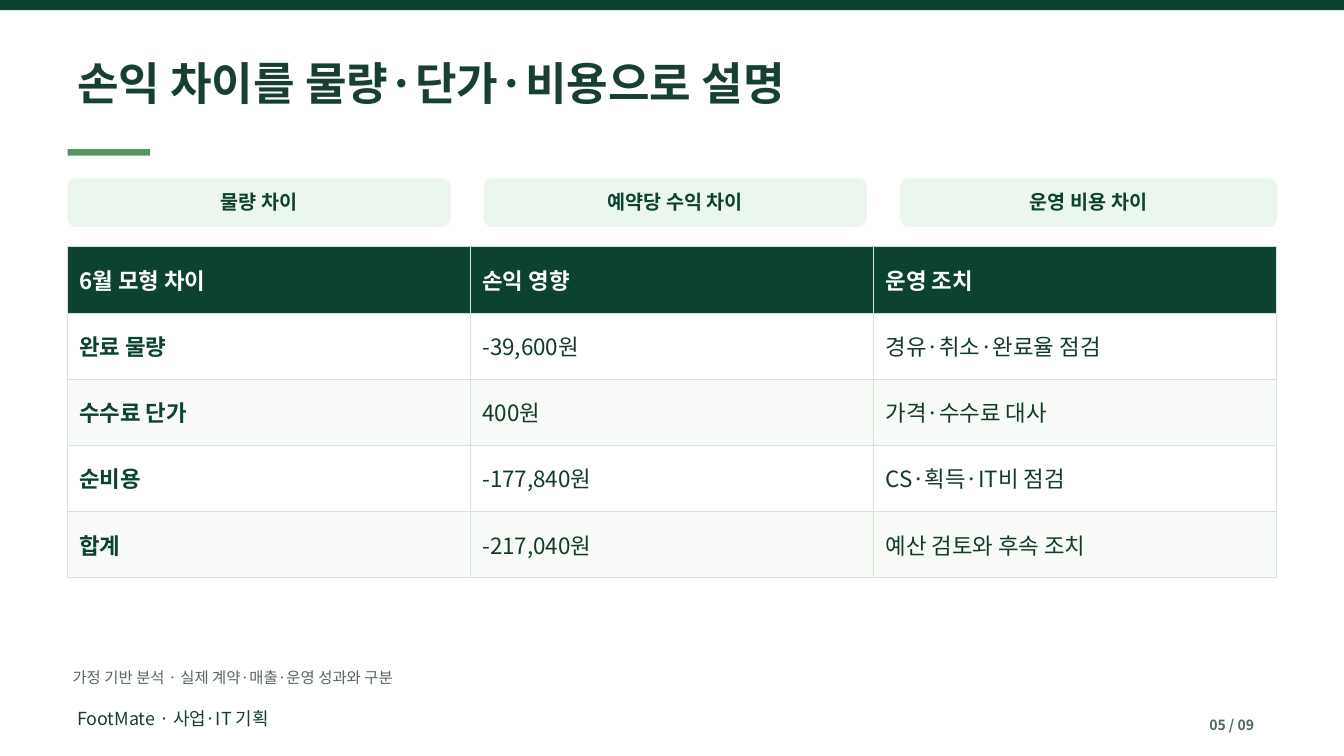
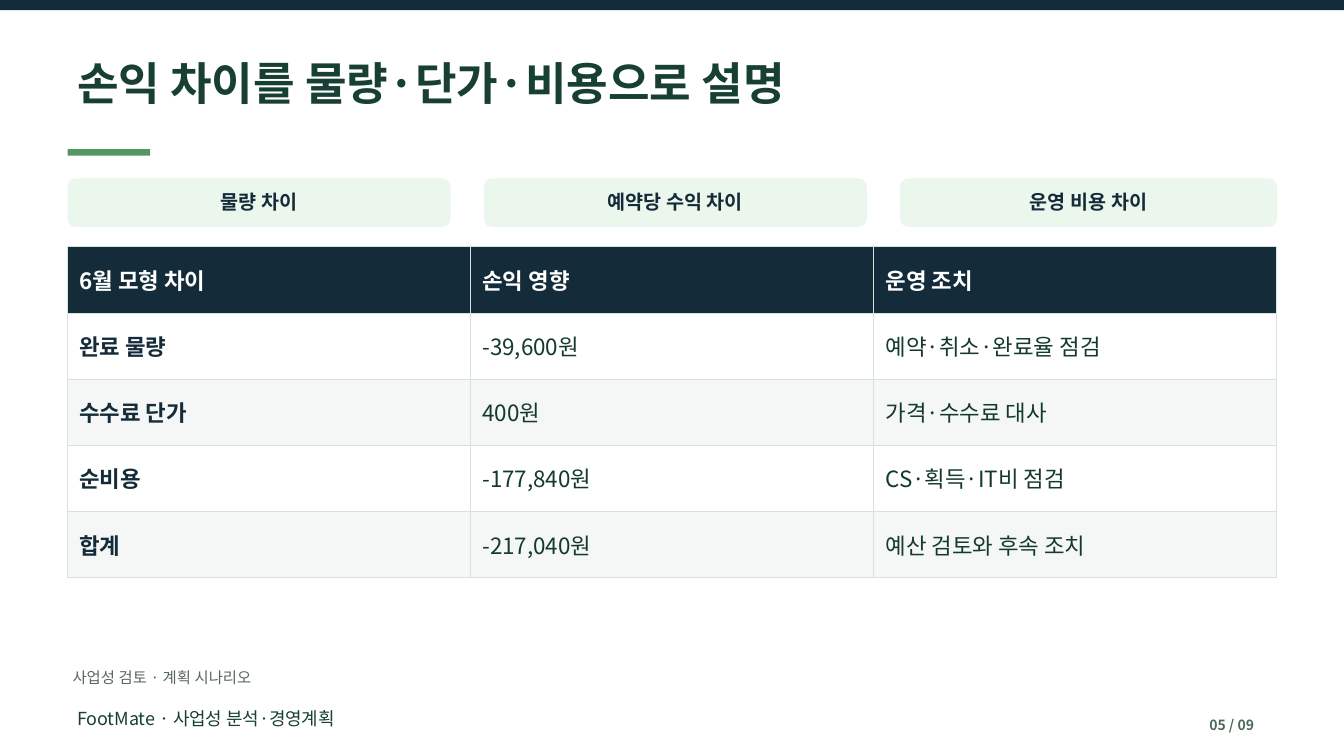
Before and after one commit to dohyunkimmm/footmate, a slide deck: slide 5 of src/case-study/downloads/footmate_report.pptx. Drawn at 1344x756 pixels with LibreOffice and Linux fonts; fonts in the diff are those of the drawing. Boxes give left, top, right and bottom in pixels: in the first picture for what was removed or moved away, otherwise in the second. Text is boxed around its words. In the diff, an @@ line names an element or a change of style, - is before the commit and + after.

```diff
--- a/src/case-study/downloads/footmate_report.pptx
+++ b/src/case-study/downloads/footmate_report.pptx
@@ rectangle at [0,0,1344,10]: fill #0B4231 to #142C39 @@
@@ text colour #0B4231 to #142C39 in 3 elements at [221,192,297,211], [608,192,743,211], [1030,192,1147,211] @@
@@ table at [68,247,1277,578] @@
-row 2, column 3: 경유·취소·완료율 점검
+row 2, column 3: 예약·취소·완료율 점검
@@ fill #0B4231 to #142C39 in row 1 @@
@@ fill #F8FBF8 to #F5F7F6 in 6 cells @@
@@ text colour #0B4231 to #142C39 in "완료 물량", "수수료 단가", "순비용", "합계" @@
@@ text at [73,670,252,684]: text changed @@
-가정 기반 분석 · 실제 계약·매출·운영 성과와 구분
+사업성 검토 · 계획 시나리오
@@ text at [77,710,334,727]: text changed @@
-FootMate · 사업·IT 기획
+FootMate · 사업성 분석·경영계획
```
Also in this commit, not shown: 8 other slides changed, 8 other files.
